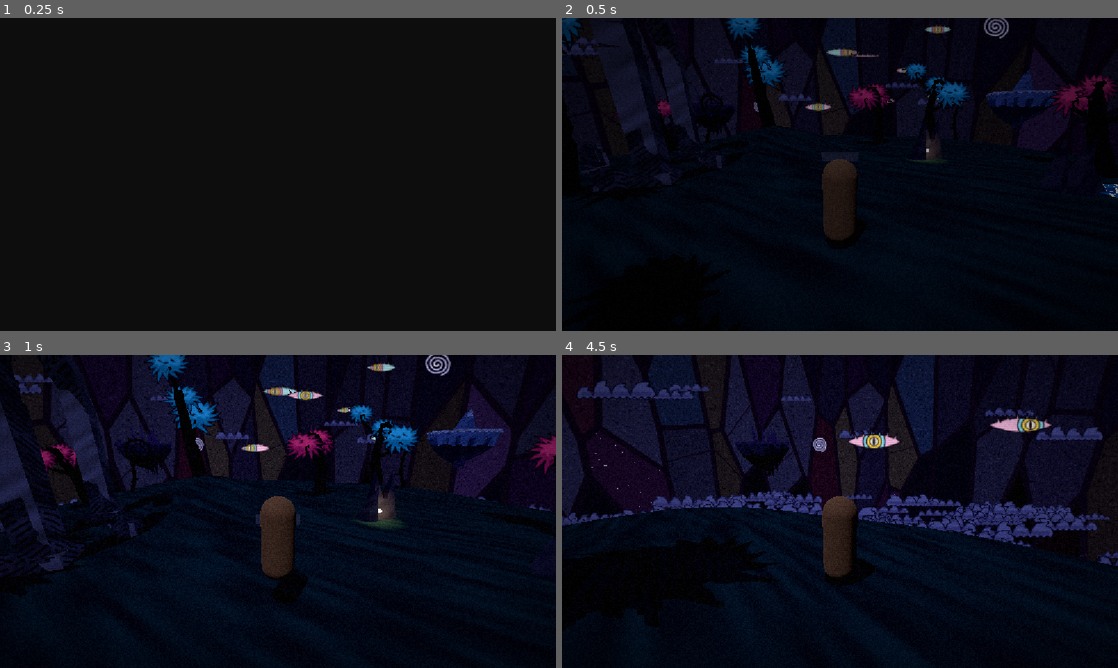
Above: before the commit, frames 1-4 (two rows, left to right).
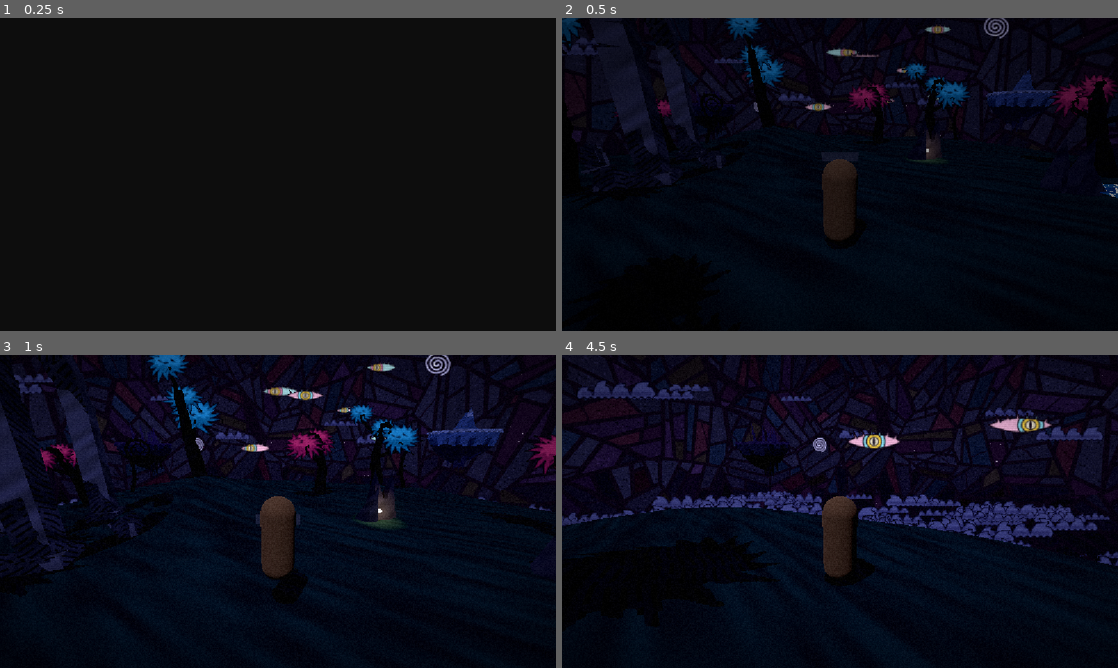
Above: after the commit, the same moments.

Repository: JackVoltaire/Dhull-Garden
Game: Godot game, scene res://scenes/main/main.tscn
Same seed, same stepped clock (60 frames per second), same inputs: the game is played once before the commit and once after it.
Inputs (mouse positions are in pixels of both pictures, inside the frame that each line leads up to):
- Up to frame 1 (0.25 s): no input
- Up to frame 2 (0.5 s): no input
- Up to frame 3 (1 s): tap Enter at 0.5 s; move the mouse to (305, 511) at 0.52 s; hold W (move_forward) from 0.53 s (still down); hold E (interact) from 0.53 s (still down); tap Space (jump) at 0.77 s
- Up to frame 4 (4.5 s): keep holding W (move_forward); move the mouse to (812, 511) at 1.27 s; release E (interact) at 1.28 s; tap Shift (sprint) at 1.35, 2.85, 4.35 s; tap Space (jump) at 1.52, 3.02, 3.77 s; move the mouse to (851, 505) at 2.02 s; hold E (interact) 2.03-2.78 s; move the mouse to (834, 517) at 2.77 s; move the mouse to (878, 514) at 3.52 s; hold E (interact) 3.53-4.28 s; move the mouse to (795, 508) at 4.27 s

Frame 1 is identical in both runs. In frame 2, 0.6% of the frame differs, in the area x 0-100%, y 0-43%; in frame 3, 5.2%; in frame 4, 8.3%, in the area x 0-100%, y 0-63%.

Commit message:
Scatter the long shards every which way
Instead of all running up to the top of the sky, the shards come in
small clusters that each lie a different way. A cluster is cut into
long strips with tapering sides, and each strip into lengths with
slanted ends, so the shards come to points; where a cluster's edge
clips its strips, smaller pieces fill the gaps. The broken-out hole at
the top stays.

Co-Authored-By: Claude Opus 5.5 <noreply@anthropic.com>

Diff:
--- a/assets/shaders/stained_glass_sky.gdshader
+++ b/assets/shaders/stained_glass_sky.gdshader
@@ -1,22 +1,30 @@
 // The sky as a speckled mosaic of broken stained glass: long, thin shards of colored glass held
-// in dark lead, running from the horizon up towards a broken-out hole at the top of the sky, as if
-// the glass shattered from there. Some shards are cracked and a few are missing. Each shard takes
-// its color from the sky gradient where it sits (top_color, horizon_color, ground_color, which
-// SkyCycle sets by time of day), tinted towards the moodboard's reds, blues, purples and gold.
-// Shards near the sun or moon glow, as if lit from behind.
+// in dark lead, lying every which way, with smaller pieces in the gaps. Some shards are cracked,
+// a few are missing, and the glass has broken out of a hole at the top of the sky. Each shard
+// takes its color from the sky gradient where it sits (top_color, horizon_color, ground_color,
+// which SkyCycle sets by time of day), tinted towards the moodboard's reds, blues, purples and
+// gold. Shards near the sun or moon glow, as if lit from behind.
+//
+// How the shards are cut: the sky is split into clusters, each a handful of shards lying the same
+// way. A cluster is cut into long strips with slightly tapering sides, and each strip into
+// lengths with slanted ends. Where a cluster's edge clips its strips, small pieces are left.
 shader_type sky;
 
 uniform vec4 top_color : source_color = vec4(0.15, 0.09, 0.36, 1.0);
 uniform vec4 horizon_color : source_color = vec4(0.44, 0.31, 0.7, 1.0);
 uniform vec4 ground_color : source_color = vec4(0.16, 0.1, 0.3, 1.0);
 uniform vec4 lead_color : source_color = vec4(0.07, 0.04, 0.1, 1.0);
-// Shards side by side around the horizon. Keep it a whole number, so they meet up all the way
-// round.
-uniform float shards_around : hint_range(8.0, 200.0, 1.0) = 56.0;
-// How many times longer than wide a shard is.
-uniform float shard_aspect : hint_range(1.0, 8.0) = 3.5;
-// Width of the lead between shards, as a fraction of a shard's width.
-uniform float lead_width : hint_range(0.0, 0.5) = 0.12;
+// Size, in degrees, of a cluster of shards that lie the same way.
+uniform float cluster_size : hint_range(3.0, 40.0) = 11.0;
+// Width of a shard, in degrees, and how many times longer than wide it is.
+uniform float shard_width : hint_range(0.5, 10.0) = 2.6;
+uniform float shard_aspect : hint_range(1.0, 10.0) = 4.0;
+// How far, in degrees, a shard's sides can lean off parallel, so shards taper.
+uniform float shard_taper : hint_range(0.0, 15.0) = 9.0;
+// How far, in degrees, a shard's ends can slant off square, so shards come to points.
+uniform float end_slant : hint_range(0.0, 70.0) = 40.0;
+// Width of the lead between shards, in degrees.
+uniform float lead_width : hint_range(0.0, 3.0) = 0.45;
 // Radius, in degrees, of the hole at the top of the sky where the glass broke out.
 uniform float impact_radius : hint_range(0.0, 45.0) = 12.0;
 // Share of shards tinted towards an accent color, and how strongly.
@@ -27,7 +35,7 @@
 // Share of shards broken out of the window, leaving dark holes.
 uniform float missing_share : hint_range(0.0, 0.3) = 0.04;
 // Share of the remaining shards with a crack through them.
-uniform float cracked_share : hint_range(0.0, 1.0) = 0.3;
+uniform float cracked_share : hint_range(0.0, 1.0) = 0.25;
 // How strongly the glass is flecked with lighter and darker specks, and how many there are
 // across one radian of sky.
 uniform float speckle_strength : hint_range(0.0, 1.0) = 0.35;
@@ -57,55 +65,50 @@
 	return result;
 }
 
-// Random numbers for a grid cell. Cells repeat every shards_around steps sideways, so the shards
-// meet up where the azimuth wraps round.
-vec3 cell_random(vec2 cell, float salt) {
-	return hash3(vec3(mod(cell.x, shards_around), cell.y, salt));
-}
-
-// Finds the shard at a point of the shard grid: the cell of the nearest random point, one point
-// per grid cell. The grid is square, but each grid unit spans `scale` radians of sky, so shards
-// come out stretched. Returns how far the point is from the shard's edge, in radians of sky, so
-// the lead stays the same width all round.
-float shard_edge_distance(vec2 grid_point, vec2 scale, out vec2 shard_point, out vec2 shard_cell) {
-	vec2 cell = floor(grid_point);
-	vec2 to_nearest = vec2(8.0);
+vec2 rotate(vec2 v, float angle) {
+	float c = cos(angle);
+	float s = sin(angle);
+	return vec2(c * v.x - s * v.y, s * v.x + c * v.y);
+}
+
+// Finds the cluster around p: the nearest of the random points scattered one per unit cell.
+// Returns how far p is from the cluster's edge, in the same units as p.
+float nearest_cluster(vec3 p, out vec3 cluster_point, out vec3 cluster_cell) {
+	vec3 cell = floor(p);
+	vec3 to_nearest = vec3(8.0);
 	float nearest = 64.0;
 	for (int x = -1; x <= 1; x++) {
 		for (int y = -1; y <= 1; y++) {
-			vec2 neighbor = cell + vec2(float(x), float(y));
-			vec2 to_point = neighbor + cell_random(neighbor, 0.0).xy - grid_point;
-			float squared = dot(to_point, to_point);
-			if (squared < nearest) {
-				nearest = squared;
-				to_nearest = to_point;
-				shard_cell = neighbor;
-			}
-		}
-	}
-	shard_point = grid_point + to_nearest;
-
-	// Each edge lies halfway between the shard's point and a neighbor's, square to the line
-	// joining them. Its distance is measured in the grid, then converted to radians of sky along
-	// the edge's normal.
+			for (int z = -1; z <= 1; z++) {
+				vec3 neighbor = cell + vec3(float(x), float(y), float(z));
+				vec3 to_point = neighbor + hash3(neighbor) - p;
+				float squared = dot(to_point, to_point);
+				if (squared < nearest) {
+					nearest = squared;
+					to_nearest = to_point;
+					cluster_cell = neighbor;
+				}
+			}
+		}
+	}
+	cluster_point = p + to_nearest;
+
+	// Each edge lies halfway between the cluster's point and a neighbor's, square to the line
+	// joining them.
 	float edge = 8.0;
-	for (int x = -2; x <= 2; x++) {
-		for (int y = -2; y <= 2; y++) {
-			vec2 neighbor = shard_cell + vec2(float(x), float(y));
-			vec2 to_point = neighbor + cell_random(neighbor, 0.0).xy - grid_point;
-			vec2 between = to_point - to_nearest;
-			if (dot(between, between) > 0.00001) {
-				vec2 normal = normalize(between);
-				float grid_distance = dot(0.5 * (to_nearest + to_point), normal);
-				edge = min(edge, grid_distance / length(normal / scale));
+	for (int x = -1; x <= 1; x++) {
+		for (int y = -1; y <= 1; y++) {
+			for (int z = -1; z <= 1; z++) {
+				vec3 neighbor = cluster_cell + vec3(float(x), float(y), float(z));
+				vec3 to_point = neighbor + hash3(neighbor) - p;
+				vec3 between = to_point - to_nearest;
+				if (dot(between, between) > 0.00001) {
+					edge = min(edge, dot(0.5 * (to_nearest + to_point), normalize(between)));
+				}
 			}
 		}
 	}
 	return edge;
-}
-
-vec3 direction_from(float azimuth, float elevation) {
-	return vec3(cos(elevation) * cos(azimuth), sin(elevation), cos(elevation) * sin(azimuth));
 }
 
 vec3 gradient(float height) {
@@ -120,21 +123,75 @@
 	if (AT_CUBEMAP_PASS) {
 		COLOR = gradient(EYEDIR.y);
 	} else {
-		float azimuth = atan(EYEDIR.z, EYEDIR.x);
-		float elevation = asin(clamp(EYEDIR.y, -1.0, 1.0));
-		float shard_width = TAU / shards_around;
-		// Circles of equal elevation shrink towards the top of the sky, and the shards with them.
-		vec2 scale = vec2(shard_width * max(cos(elevation), 0.01), shard_width * shard_aspect);
-		vec2 grid_point = vec2(azimuth, elevation) / vec2(shard_width, shard_width * shard_aspect);
-		vec2 shard_point;
-		vec2 shard_cell;
-		float edge_distance = shard_edge_distance(grid_point, scale, shard_point, shard_cell);
-		vec3 random = cell_random(shard_cell, 17.0);
-		vec3 random2 = cell_random(shard_cell, 41.0);
-
-		// One flat color per shard, from the gradient at its middle.
-		float shard_elevation = shard_point.y * shard_width * shard_aspect;
-		vec3 shard_direction = direction_from(shard_point.x * shard_width, shard_elevation);
+		float cluster_density = 1.0 / radians(cluster_size);
+		vec3 cluster_point;
+		vec3 cluster_cell;
+		float cluster_edge = nearest_cluster(EYEDIR * cluster_density, cluster_point, cluster_cell)
+				/ cluster_density;
+
+		// Flat coordinates around the cluster's middle, in radians near the middle. Straight lines
+		// in them are great circles on the sky, so the lead comes out straight.
+		vec3 middle = normalize(cluster_point);
+		vec3 reference = abs(middle.y) > 0.9 ? vec3(1.0, 0.0, 0.0) : vec3(0.0, 1.0, 0.0);
+		vec3 side = normalize(cross(middle, reference));
+		vec3 up = cross(side, middle);
+		vec2 plane = vec2(dot(EYEDIR, side), dot(EYEDIR, up)) / dot(EYEDIR, middle);
+
+		// The way this cluster's shards lie.
+		vec3 cluster_random = hash3(cluster_cell + 5.0);
+		vec2 lengthwise = rotate(vec2(1.0, 0.0), cluster_random.x * PI);
+		vec2 crosswise = vec2(-lengthwise.y, lengthwise.x);
+
+		// Strips: the sides are lines across the cluster, roughly a shard apart and leaning a
+		// little off parallel. The strip is the one whose lower side this point is past.
+		float width = radians(shard_width);
+		float first = floor(dot(plane, crosswise) / width) - 2.0;
+		float strip = first;
+		float below = 8.0;
+		float above = 8.0;
+		for (int i = 0; i <= 4; i++) {
+			float k = first + float(i);
+			vec3 random = hash3(cluster_cell + vec3(k * 7.13, 0.0, 11.0));
+			vec2 normal = rotate(crosswise, (random.x - 0.5) * 2.0 * radians(shard_taper));
+			float distance_past = dot(plane, normal) - (k + (random.y - 0.5) * 0.6) * width;
+			if (distance_past >= 0.0) {
+				strip = k;
+				below = distance_past;
+			} else if (-distance_past < above) {
+				above = -distance_past;
+			}
+		}
+
+		// Lengths: cuts across the strip, a few shard widths apart and slanted.
+		vec3 strip_random = hash3(cluster_cell + vec3(strip * 7.13, 0.0, 23.0));
+		float piece_length = width * shard_aspect * (0.6 + 0.8 * strip_random.x);
+		float phase = strip_random.y;
+		float along = dot(plane, lengthwise);
+		float first_cut = floor(along / piece_length + phase) - 1.0;
+		float piece = first_cut;
+		float behind = 8.0;
+		float ahead = 8.0;
+		for (int i = 0; i <= 2; i++) {
+			float j = first_cut + float(i);
+			vec3 random = hash3(cluster_cell + vec3(strip * 7.13, j * 3.71, 37.0));
+			vec2 normal = rotate(lengthwise, (random.x - 0.5) * 2.0 * radians(end_slant));
+			float distance_past = dot(plane, normal) - (j - phase) * piece_length;
+			if (distance_past >= 0.0) {
+				piece = j;
+				behind = distance_past;
+			} else if (-distance_past < ahead) {
+				ahead = -distance_past;
+			}
+		}
+		float edge_distance = min(cluster_edge, min(min(below, above), min(behind, ahead)));
+
+		vec3 shard_id = cluster_cell + vec3(strip * 7.13, piece * 3.71, 0.0);
+		vec3 random = hash3(shard_id + 17.0);
+		vec3 random2 = hash3(shard_id + 41.0);
+
+		// One plane color per shard, from the gradient at its middle.
+		vec2 plane_middle = crosswise * (strip + 0.5) * width + lengthwise * (piece + 0.5 - phase) * piece_length;
+		vec3 shard_direction = normalize(middle + side * plane_middle.x + up * plane_middle.y);
 		vec3 color = gradient(shard_direction.y);
 		if (random.x < accent_share) {
 			vec3 accent = ACCENTS[int(random.y * 4.0) % 4];
@@ -153,9 +210,9 @@
 		float speck = value_noise(EYEDIR * speckle_density);
 		color *= 1.0 + (smoothstep(0.75, 0.85, speck) - smoothstep(0.25, 0.15, speck)) * speckle_strength;
 
-		// A broken-out shard, round the hole at the top or anywhere at random: dark, with the odd
-		// glint.
-		bool in_impact = shard_elevation > radians(90.0 - impact_radius);
+		// A broken-out shard, in the hole at the top or anywhere at random: dark, with the odd
+		// glint. The hole goes by cluster, so its rim is jagged.
+		bool in_impact = middle.y > cos(radians(impact_radius));
 		bool missing = in_impact || random2.x < missing_share;
 		if (missing) {
 			color = lead_color.rgb * 1.6 + vec3(step(0.93, speck)) * 0.5;
@@ -166,11 +223,11 @@
 		if (!missing && random2.y < cracked_share) {
 			vec2 across = normalize(random2.xz - 0.5);
 			float wobble = (value_noise(EYEDIR * 60.0) - 0.5) * 0.006;
-			float distance_to_crack = abs(dot((grid_point - shard_point) * scale, across) + wobble);
+			float distance_to_crack = abs(dot(plane - plane_middle, across) + wobble);
 			crack = 1.0 - smoothstep(0.001, 0.001 + EDGE_SOFTNESS, distance_to_crack);
 		}
 
-		float half_lead = lead_width * 0.5 * shard_width;
+		float half_lead = radians(lead_width) * 0.5;
 		float lead = 1.0 - smoothstep(half_lead, half_lead + EDGE_SOFTNESS, edge_distance);
 		// The hole has no lead inside it, only round its rim.
 		if (in_impact) {
